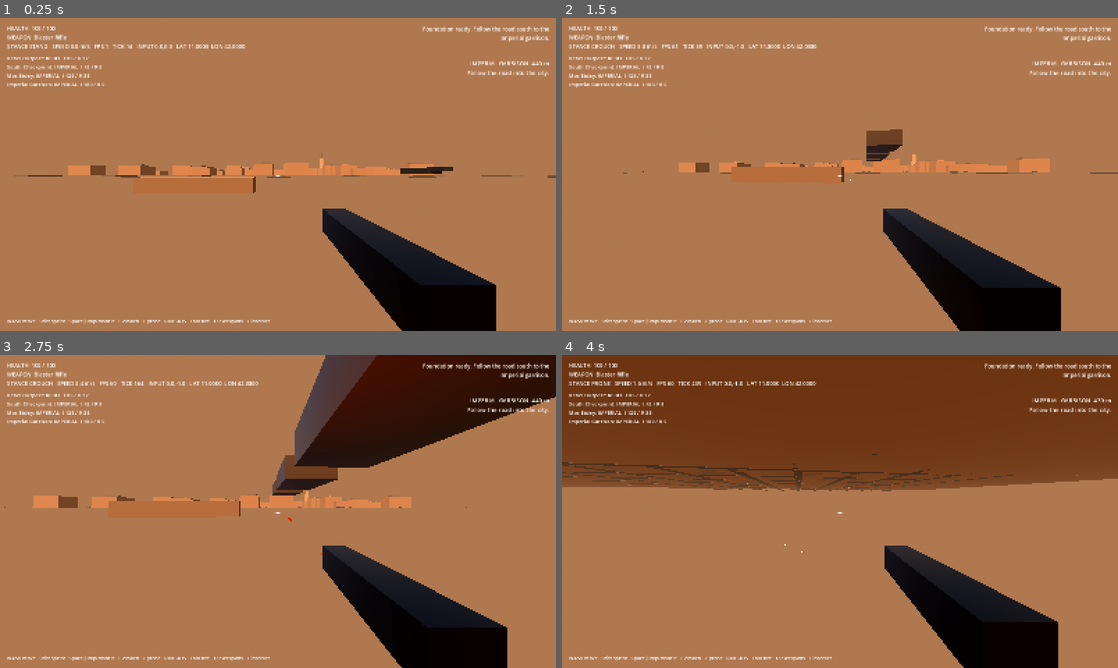
Above: before the commit, frames 1-4 (two rows, left to right).
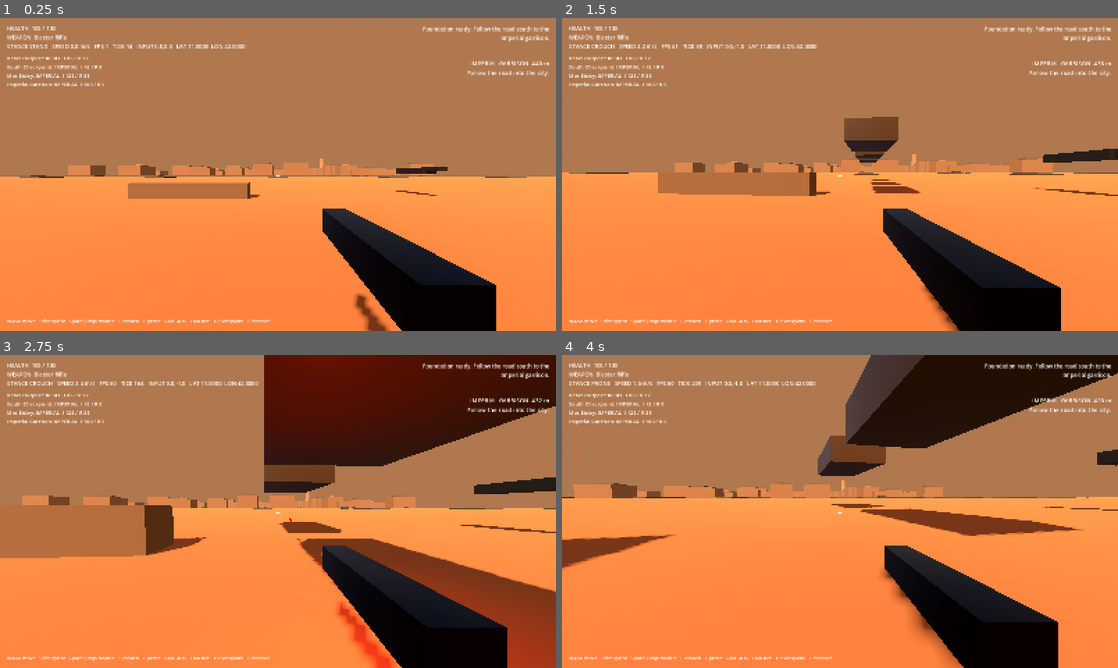
Above: after the commit, the same moments.

Repository: Deputy1389/far-horizon
Game: Godot game, scene res://game/scenes/main.tscn
Two runs of this game, one before a commit and one after it. Both use one fixed random seed, a clock stepped at 60 frames per second and the inputs below.
Inputs (mouse positions are in pixels of both pictures, inside the frame that each line leads up to):
- Up to frame 1 (0.25 s): no input
- Up to frame 2 (1.5 s): tap Enter at 0.5 s; move the mouse to (867, 174) at 0.52 s; hold Right mouse button (aim) 0.53-1.28 s; hold W (move_forward) from 0.53 s (still down); click (867, 174) at 0.67 s; tap Space (jump) at 0.77 s; move the mouse to (812, 174) at 1.27 s; tap C (crouch) at 1.35 s
- Up to frame 3 (2.75 s): keep holding W (move_forward); tap Space (jump) at 1.52 s; move the mouse to (289, 505) at 2.02 s; press the mouse at (289, 505) at 2.03 s
- Up to frame 4 (4 s): keep holding W (move_forward); move the mouse to (834, 517) at 2.77 s; release the mouse at (834, 517) at 2.78 s; tap E (interact) at 2.85 s; click (834, 517) at 2.92 s; tap Space (jump) at 3.02, 3.77 s; move the mouse to (878, 514) at 3.52 s; tap Z (prone) at 3.6 s

The runs differ from the first frame. In frame 1, 42% of the frame differs, in the area x 0-100%, y 43-100%; in frame 2, 44%; in frame 3, 47%; in frame 4, 91%, in the area x 0-100%, y 0-100%.

Commit message:
terrain: make procedural planet visible and collidable from player side

Diff:
--- a/game/scripts/world/procedural_planet.gd
+++ b/game/scripts/world/procedural_planet.gd
@@ -52,6 +52,10 @@
 func _setup_material() -> void:
 	sand_material.albedo_color = Color(0.56, 0.36, 0.2)
 	sand_material.roughness = 0.96
+	# Procedural terrain is generated from triangle strips at runtime. Disable
+	# visual back-face culling so a winding mistake can never make the planet
+	# disappear from the player's side of the surface.
+	sand_material.cull_mode = BaseMaterial3D.CULL_DISABLED
 	rock_material.albedo_color = Color(0.31, 0.19, 0.12)
 	rock_material.roughness = 0.98
 	var imported_concrete := SwgAssetBridge.texture_for_role("concrete")
@@ -151,7 +155,13 @@
 		body.collision_layer = 1
 		body.collision_mask = 1
 		var collision := CollisionShape3D.new()
-		collision.shape = mesh.create_trimesh_shape()
+		var terrain_shape := mesh.create_trimesh_shape()
+		# Concave terrain must collide from either triangle side. Without this,
+		# the same winding that was visually culled could also let the player fall
+		# through the planet.
+		if terrain_shape is ConcavePolygonShape3D:
+			(terrain_shape as ConcavePolygonShape3D).backface_collision = true
+		collision.shape = terrain_shape
 		body.add_child(collision)
 		root.add_child(body)
 	_add_chunk_dressing(root, key, start_x, start_z)
